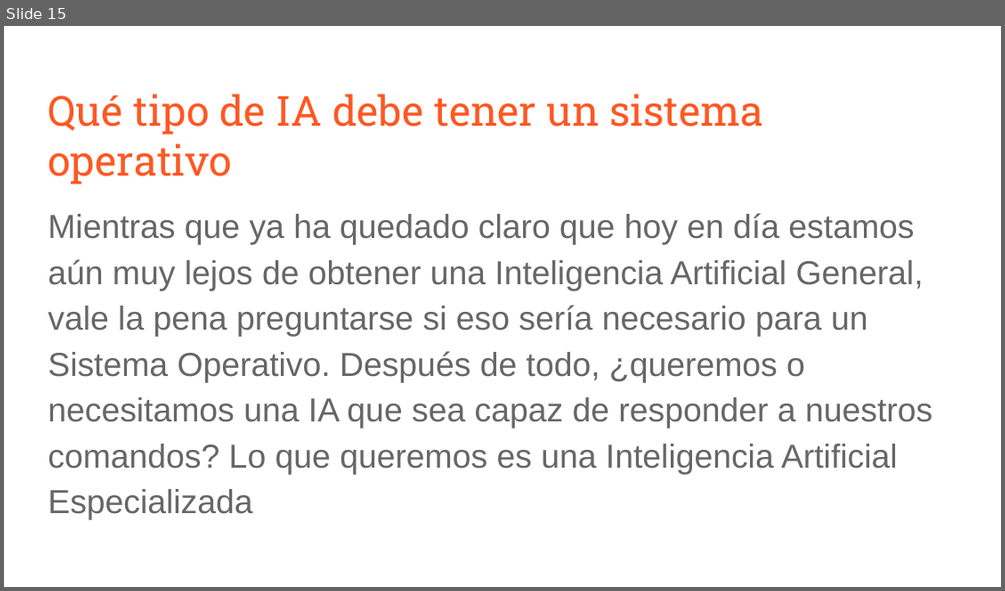
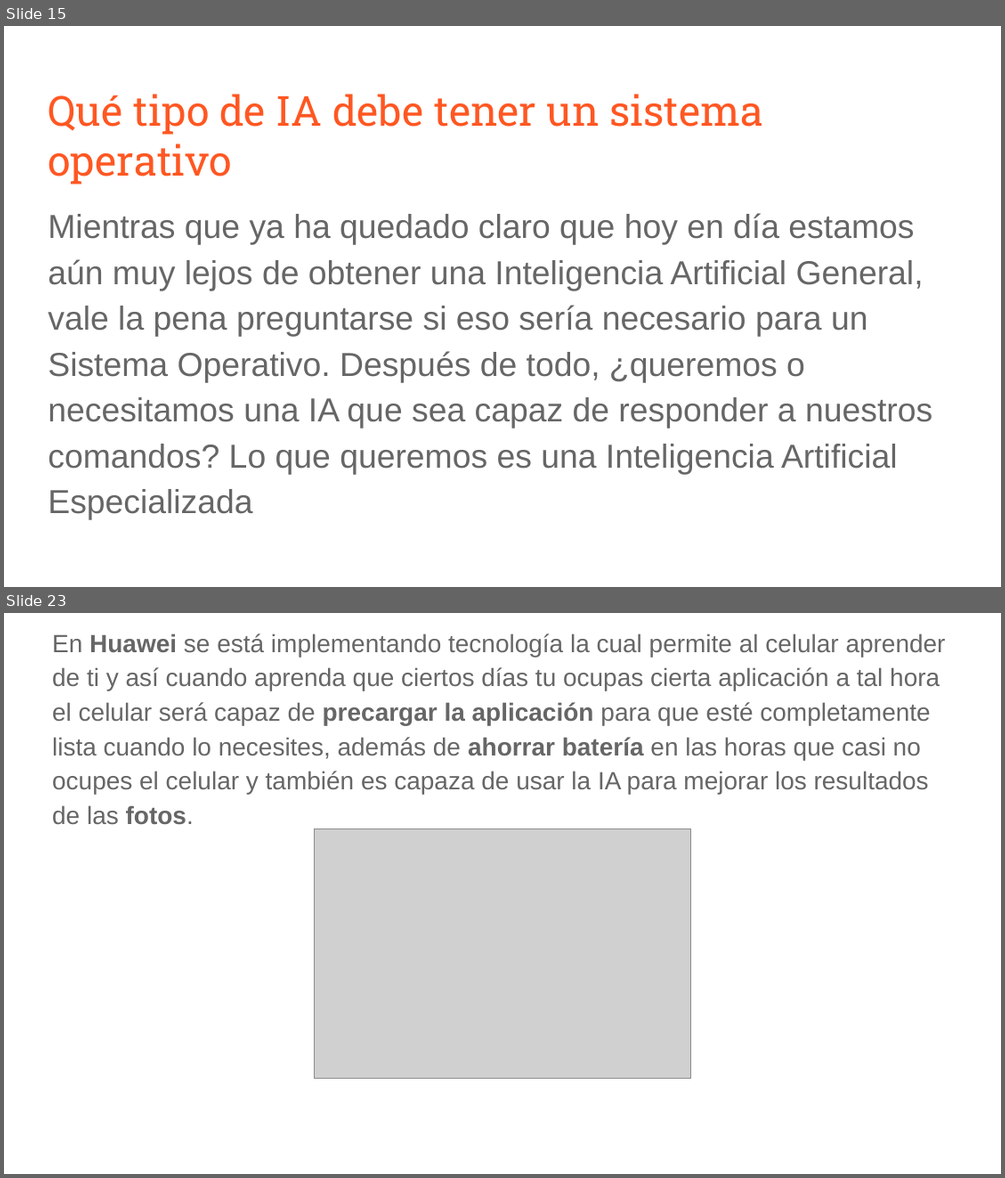
Before and after one commit to gwolf/sistop-2019-2, a slide deck: exposiciones/RodriguezZuriel-IbarraOmar/Inteligencia artificial en los sistemas operativos.pptx. Shown one above the other, each under a label of ours: slide 15 before the commit, slides 15 and 23 after it; the slides between them are not shown. The pictures are 1005x591 and 1005x1178 pixels, drawn with LibreOffice and Linux fonts; fonts in the diff are those of the drawing; grey boxes stand for pictures. Boxes give left, top, right and bottom in pixels: in the first picture for what was removed or moved away, otherwise in the second. Text is boxed around its words. In the diff, an @@ line names an element or a change of style, - is before the commit and + after.

```diff
--- a/exposiciones/RodriguezZuriel-IbarraOmar/Inteligencia artificial en los sistemas operativos.pptx
+++ b/exposiciones/RodriguezZuriel-IbarraOmar/Inteligencia artificial en los sistemas operativos.pptx
@@ slide 23 added at (4,613,1001,1174), background #FFFFFF @@
@@ text added at (52,633,946,825), 18 pt, text #666666 @@
+En Huawei se está implementando tecnología la cual permite al celular aprender de ti y así cuando aprenda que ciertos días tu ocupas cierta aplicación a tal hora el celular será capaz de precargar la aplicación para que esté completamente lista cuando lo necesites, además de ahorrar batería en las horas que casi no ocupes el celular y también es capaza de usar la IA para mejorar los resultados de las fotos.
@@ picture added at (314,828,690,1078) @@
```
Also in this commit, not shown: 10 slides changed, 2 other slides added.
